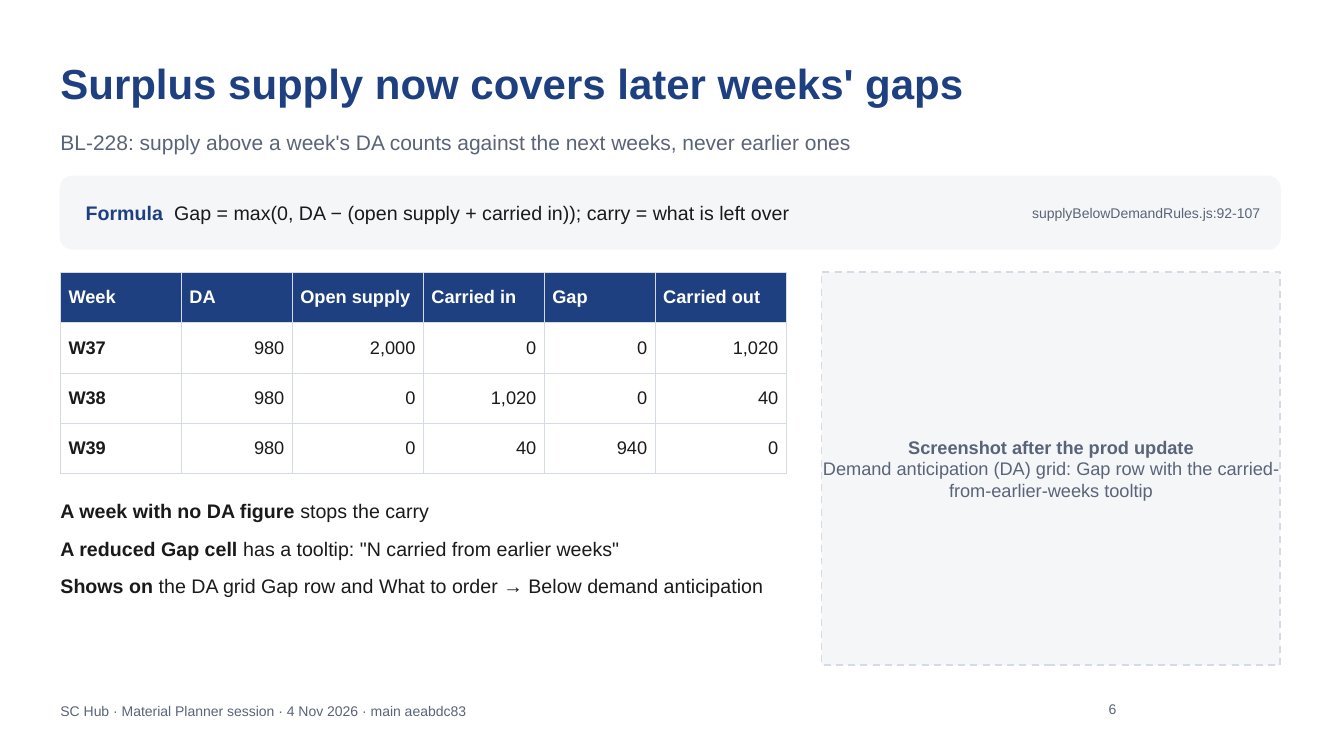
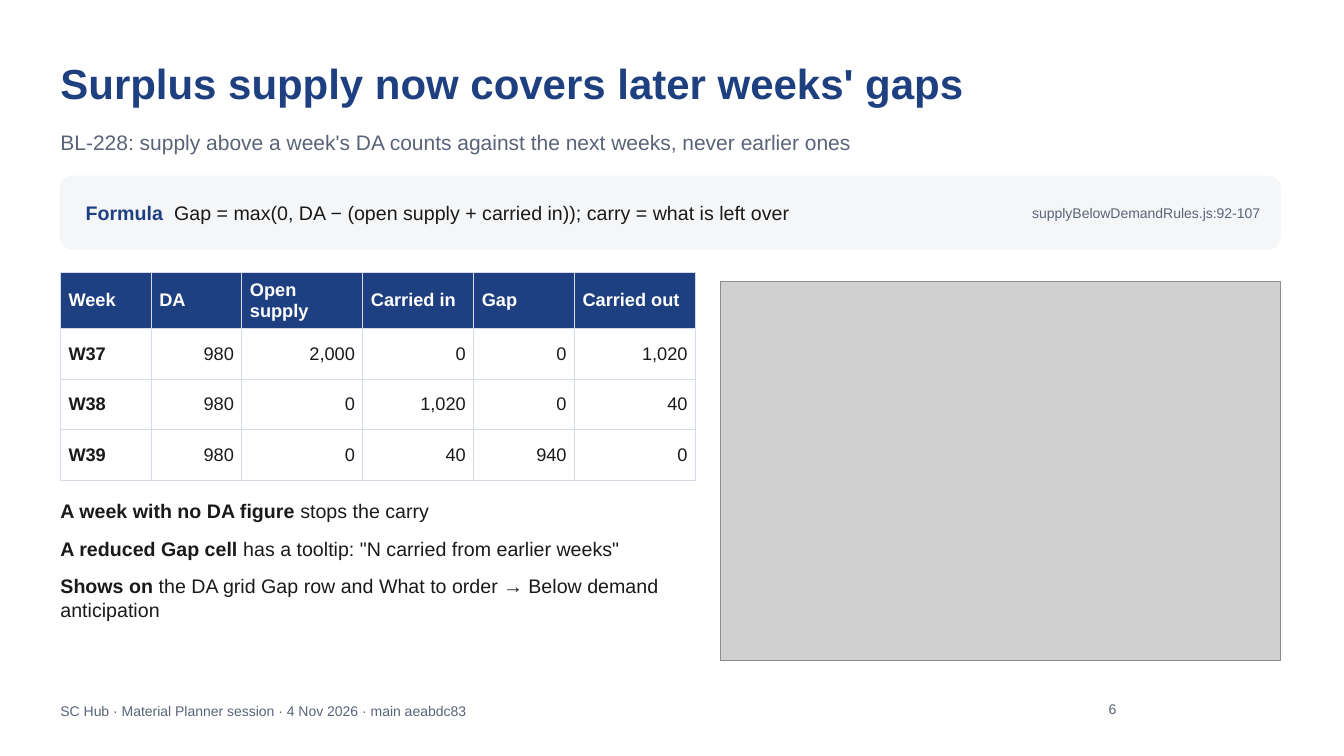
Before and after one commit to javal999/paragon-supplier-portal, a slide deck: slide 6 of docs/supplier-hub/user-guide/SC-Hub-Planner-04-Nov-What-Changed.pptx. Drawn at 1344x756 pixels with LibreOffice and Linux fonts; fonts in the diff are those of the drawing; grey boxes stand for pictures; background and template pictures are left out. Boxes give left, top, right and bottom in pixels: in the first picture for what was removed or moved away, otherwise in the second. Text is boxed around its words. In the diff, an @@ line names an element or a change of style, - is before the commit and + after.

```diff
--- a/docs/supplier-hub/user-guide/SC-Hub-Planner-04-Nov-What-Changed.pptx
+++ b/docs/supplier-hub/user-guide/SC-Hub-Planner-04-Nov-What-Changed.pptx
@@ table: place and size @@
-table at [60,272,786,458]
+table at [60,272,696,465]
@@ picture added at [721,282,1280,661] @@
@@ rectangle removed at [822,272,1280,665] @@
@@ text removed at [823,441,1280,501] @@
-Screenshot after the prod update
-Demand anticipation (DA) grid: Gap row with the carried-from-earlier-weeks tooltip
@@ text "A week with no DA ..." rewrapped from [60,503,763,597] to [60,503,658,621] @@
```
Also in this commit, not shown: 7 other slides changed, 2 other files.
